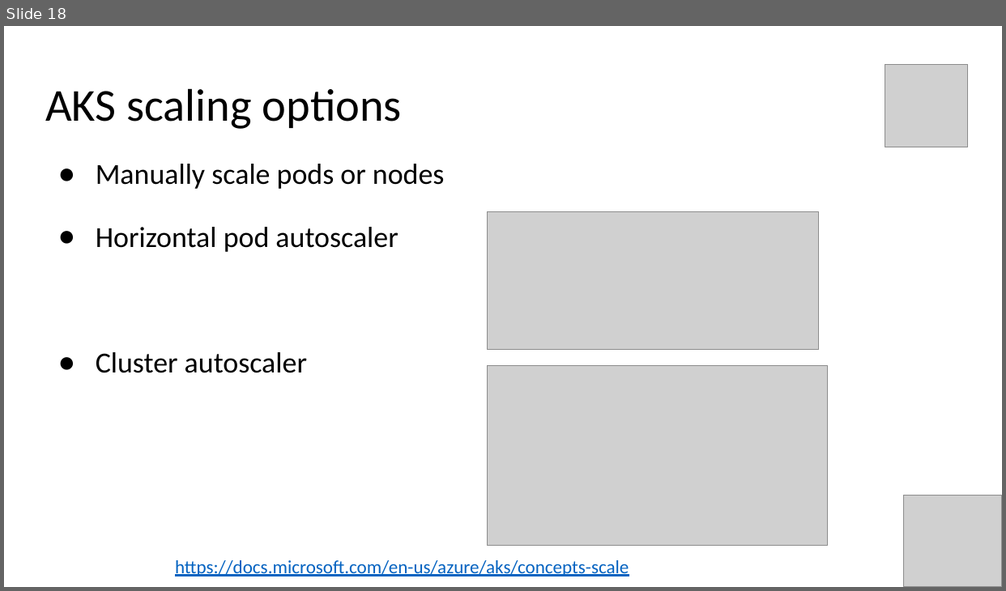
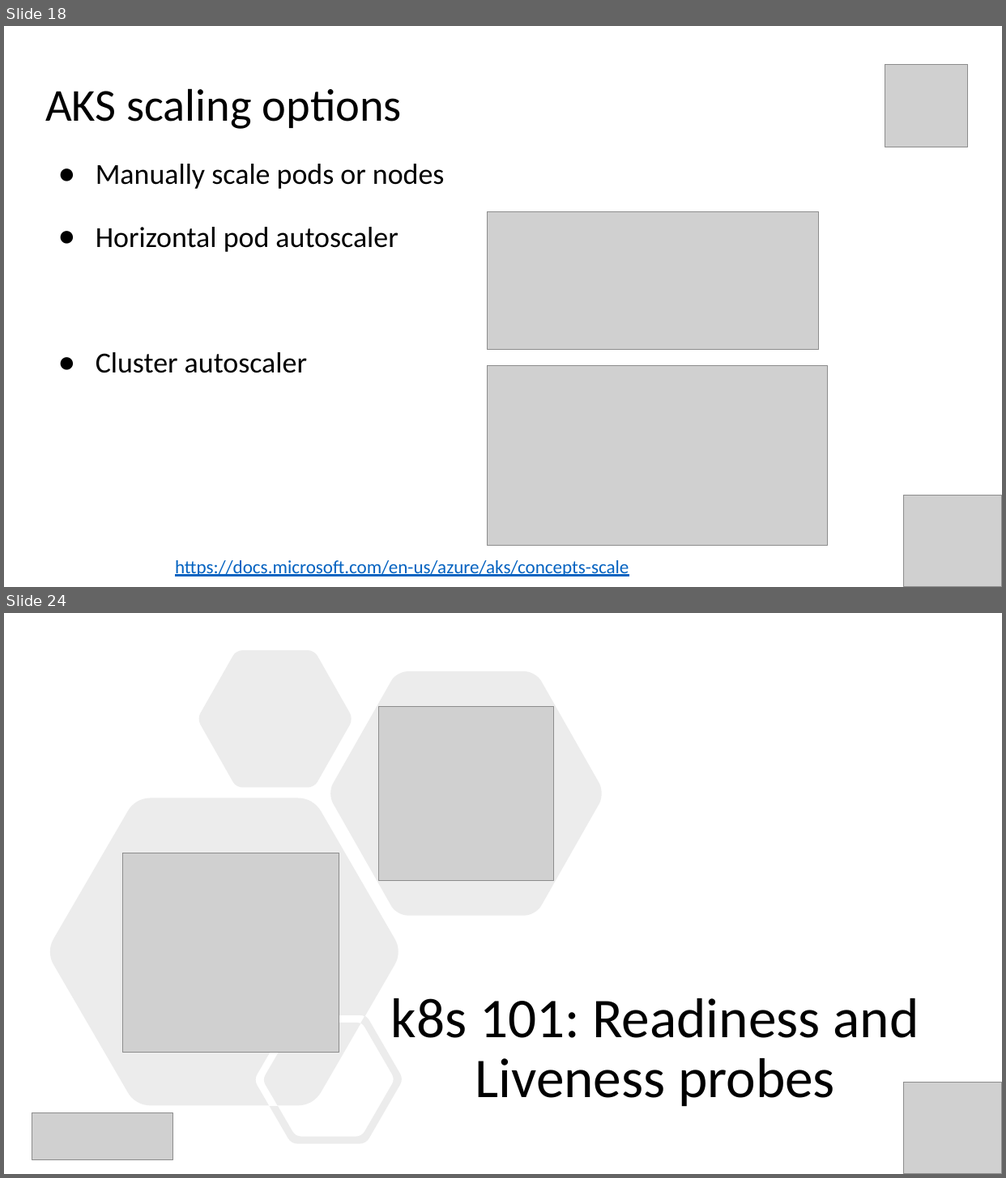
Before and after one commit to evgenyb/aks-workshops, a slide deck: 01-aks-and-k8s-101/slides/Introduction to AKS.pptx. Shown one above the other, each under a label of ours: slide 18 before the commit, slides 18 and 24 after it; the slides between them are not shown. The pictures are 1006x591 and 1006x1178 pixels, drawn with LibreOffice and Linux fonts; fonts in the diff are those of the drawing; grey boxes stand for pictures. Boxes give left, top, right and bottom in pixels: in the first picture for what was removed or moved away, otherwise in the second. Text is boxed around its words. In the diff, an @@ line names an element or a change of style, - is before the commit and + after.

```diff
--- a/01-aks-and-k8s-101/slides/Introduction to AKS.pptx
+++ b/01-aks-and-k8s-101/slides/Introduction to AKS.pptx
@@ slide 24 added at (x1=4, y1=613, x2=1002, y2=1174), background #FFFFFF @@
@@ freeform shape added at (x1=50, y1=650, x2=602, y2=1144), fill #808080 at 15% opacity @@
@@ picture added at (x1=379, y1=706, x2=553, y2=880) @@
@@ picture added at (x1=123, y1=854, x2=339, y2=1053) @@
@@ text added at (x1=391, y1=999, x2=918, y2=1107), 54 pt, text #000000 @@
+k8s 101: Readiness and Liveness probes
@@ picture added at (x1=904, y1=1082, x2=1002, y2=1174) @@
@@ picture added at (x1=32, y1=1114, x2=173, y2=1161) @@
```
Also in this commit, not shown: 1 slide changed, 14 other slides added, 2 other files.
